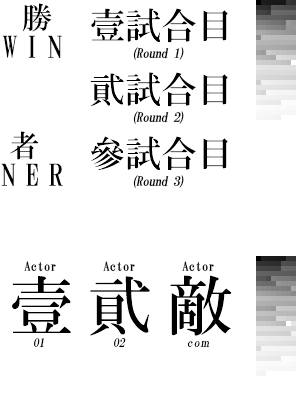
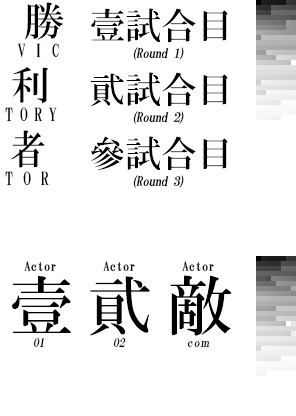
Two versions of the same layered image (296×416). Layer-by-layer changes:
renamed "者 OR" to "者 TOR", showed it, painted on it over [2, 130, 49, 186]
renamed "利 ORY" to "利 TORY", showed it, painted on it over [5, 67, 57, 122]
renamed "勝 VICT" to "勝 VIC", showed it, painted on it over [3, 2, 64, 58]
hid "者 NER" over [1, 131, 63, 186]
hid "勝 WIN" over [2, 3, 62, 58]
